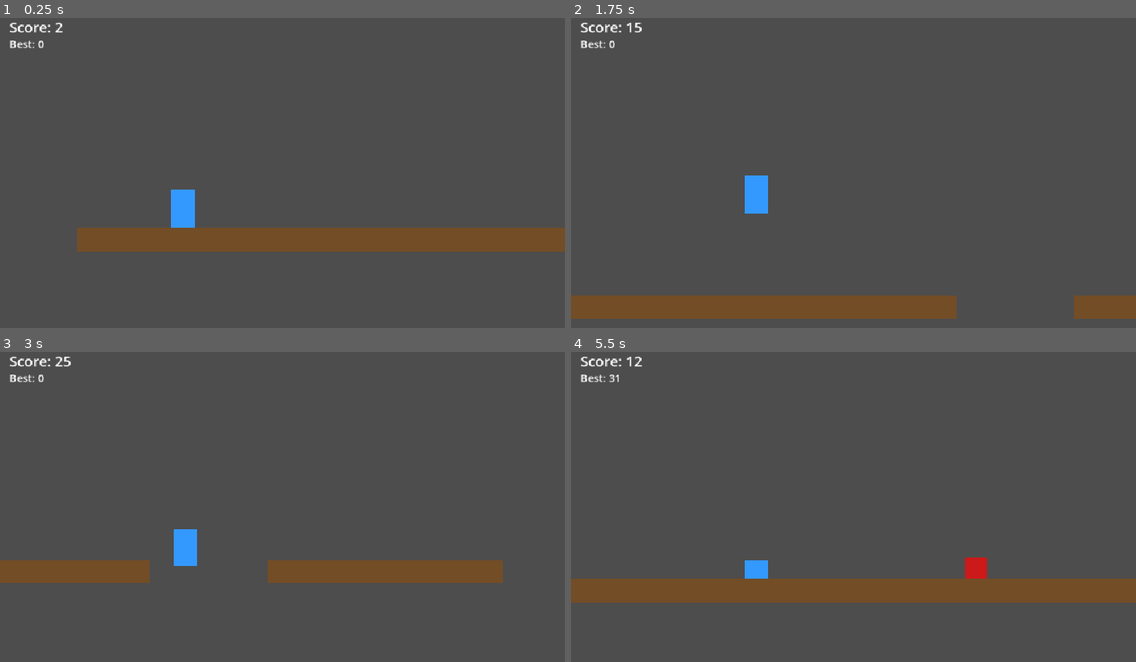
Above: before the commit, frames 1-4 (two rows, left to right).
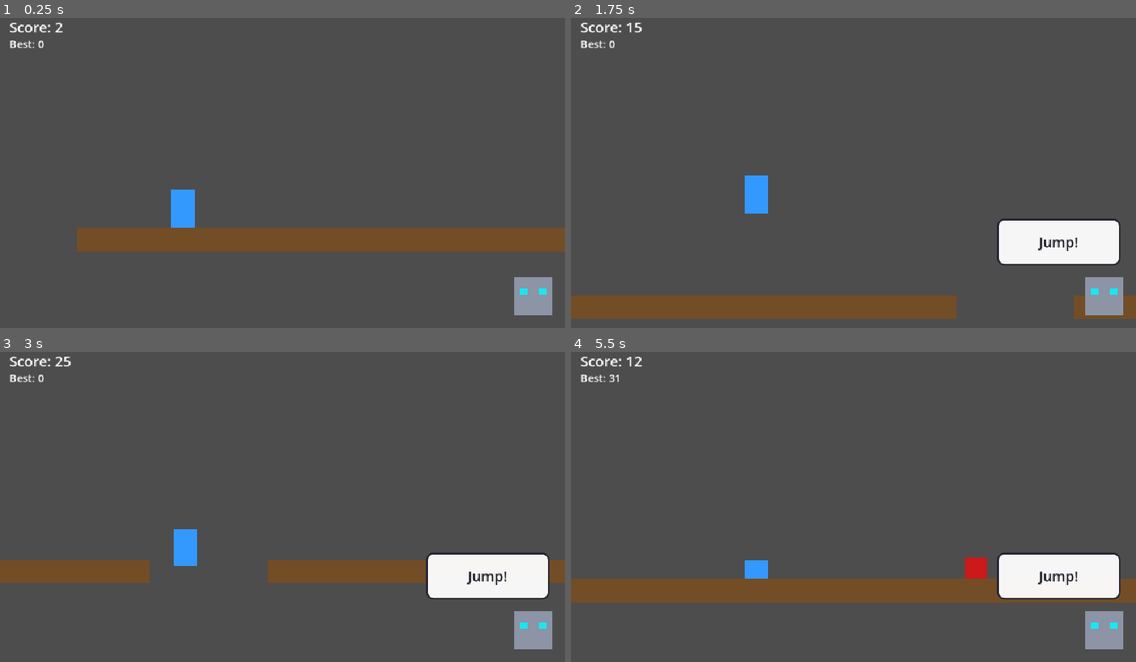
Above: after the commit, the same moments.

Repository: anamarta49/with-a-little-help-from-my-bot-friend
Game: Godot game, scene res://scenes/Main.tscn
Same seed, same stepped clock (60 frames per second), same inputs: the game is played once before the commit and once after it.
Inputs:
- Up to frame 1 (0.25 s): no input
- Up to frame 2 (1.75 s): hold Down (crouch) 0.53-1.28 s; tap Space (jump) at 0.77, 0.8, 1.07, 1.35, 1.52 s; tap Down (crouch) at 1.55 s
- Up to frame 3 (3 s): tap Space (jump) at 1.82, 2.3 s; hold Down (crouch) 2.03-2.78 s; tap Down (crouch) at 2.85 s
- Up to frame 4 (5.5 s): tap Space (jump) at 3.02, 3.32, 3.6, 3.77, 4.07, 4.52, 4.82, 5.3 s; tap R (restart) at 4.15 s; tap Down (crouch) at 4.35 s; hold Down (crouch) from 5.03 s (still down)

The runs differ from the first frame. In frame 1, 0.8% of the frame differs, in the area x 91-98%, y 83-96%; in frame 2, 4.1%; in frame 3, 4.3%, in the area x 75-100%, y 64-96%; in frame 4, 4.1%.

Commit message:
add narrator and more obstcles

Diff:
--- /dev/null
+++ b/scenes/Ceiling.tscn
@@ -0,0 +1,19 @@
+[gd_scene format=3 uid="uid://hceiling01"]
+
+[sub_resource type="RectangleShape2D" id="CeilingShape"]
+size = Vector2(40, 264)
+
+[node name="Ceiling" type="Area2D" groups=["deadly"]]
+collision_layer = 2
+collision_mask = 0
+
+[node name="ColorRect" type="ColorRect" parent="."]
+offset_left = -20.0
+offset_top = -300.0
+offset_right = 20.0
+offset_bottom = -36.0
+color = Color(0.45, 0.15, 0.5, 1)
+
+[node name="CollisionShape2D" type="CollisionShape2D" parent="."]
+position = Vector2(0, -168)
+shape = SubResource("CeilingShape")
--- /dev/null
+++ b/scenes/Lava.tscn
@@ -0,0 +1,19 @@
+[gd_scene format=3 uid="uid://ilava01"]
+
+[sub_resource type="RectangleShape2D" id="LavaShape"]
+size = Vector2(180, 16)
+
+[node name="Lava" type="Area2D" groups=["deadly"]]
+collision_layer = 2
+collision_mask = 0
+
+[node name="ColorRect" type="ColorRect" parent="."]
+offset_left = -90.0
+offset_top = -16.0
+offset_right = 90.0
+offset_bottom = 0.0
+color = Color(1.0, 0.35, 0.05, 1)
+
+[node name="CollisionShape2D" type="CollisionShape2D" parent="."]
+position = Vector2(0, -8)
+shape = SubResource("LavaShape")
--- a/scenes/Main.tscn
+++ b/scenes/Main.tscn
@@ -1,7 +1,8 @@
-[gd_scene load_steps=3 format=3 uid="uid://fmain01"]
+[gd_scene load_steps=4 format=3 uid="uid://fmain01"]
 
 [ext_resource type="Script" path="res://scripts/Main.gd" id="1"]
 [ext_resource type="PackedScene" uid="uid://b2xplayer01" path="res://scenes/Player.tscn" id="2"]
+[ext_resource type="PackedScene" uid="uid://gnarrator01" path="res://scenes/Narrator.tscn" id="3"]
 
 [node name="Main" type="Node2D"]
 script = ExtResource("1")
@@ -27,14 +28,14 @@
 theme_override_font_sizes/font_size = 18
 text = "Best: 0"
 
-[node name="BotAnchor" type="Control" parent="UI"]
+[node name="Narrator" parent="UI" instance=ExtResource("3")]
 anchors_preset = 3
 anchor_left = 1.0
 anchor_top = 1.0
 anchor_right = 1.0
 anchor_bottom = 1.0
-offset_left = -160.0
-offset_top = -160.0
+offset_left = -236.0
+offset_top = -186.0
 offset_right = -16.0
 offset_bottom = -16.0
 
--- /dev/null
+++ b/scenes/Narrator.tscn
@@ -0,0 +1,71 @@
+[gd_scene format=3 uid="uid://gnarrator01"]
+
+[ext_resource type="Script" path="res://scripts/Narrator.gd" id="1"]
+
+[sub_resource type="StyleBoxFlat" id="BubbleStyle"]
+bg_color = Color(1, 1, 1, 0.95)
+border_width_left = 3
+border_width_top = 3
+border_width_right = 3
+border_width_bottom = 3
+border_color = Color(0.15, 0.15, 0.2, 1)
+corner_radius_top_left = 12
+corner_radius_top_right = 12
+corner_radius_bottom_right = 12
+corner_radius_bottom_left = 12
+
+[node name="Narrator" type="Control"]
+offset_right = 220.0
+offset_bottom = 170.0
+mouse_filter = 2
+script = ExtResource("1")
+
+[node name="BotBody" type="ColorRect" parent="."]
+offset_left = 150.0
+offset_top = 100.0
+offset_right = 214.0
+offset_bottom = 164.0
+color = Color(0.55, 0.58, 0.65, 1)
+
+[node name="BotEyeLeft" type="ColorRect" parent="BotBody"]
+offset_left = 10.0
+offset_top = 18.0
+offset_right = 22.0
+offset_bottom = 30.0
+color = Color(0.1, 0.9, 0.95, 1)
+
+[node name="BotEyeRight" type="ColorRect" parent="BotBody"]
+offset_left = 42.0
+offset_top = 18.0
+offset_right = 54.0
+offset_bottom = 30.0
+color = Color(0.1, 0.9, 0.95, 1)
+
+[node name="SpeechBubble" type="Panel" parent="."]
+offset_left = 0.0
+offset_top = 0.0
+offset_right = 210.0
+offset_bottom = 80.0
+theme_override_styles/panel = SubResource("BubbleStyle")
+
+[node name="MarginContainer" type="MarginContainer" parent="SpeechBubble"]
+layout_mode = 1
+anchors_preset = 15
+anchor_right = 1.0
+anchor_bottom = 1.0
+theme_override_constants/margin_left = 10
+theme_override_constants/margin_top = 8
+theme_override_constants/margin_right = 10
+theme_override_constants/margin_bottom = 8
+
+[node name="Label" type="Label" parent="SpeechBubble/MarginContainer"]
+layout_mode = 2
+theme_override_colors/font_color = Color(0.1, 0.1, 0.15, 1)
+theme_override_font_sizes/font_size = 24
+horizontal_alignment = 1
+vertical_alignment = 1
+autowrap_mode = 2
+text = "Jump!"
+
+[node name="HideTimer" type="Timer" parent="."]
+one_shot = true
--- a/scripts/Main.gd
+++ b/scripts/Main.gd
@@ -8,25 +8,46 @@
 @export var obstacle_chance: float = 0.4
 @export var safe_runway: float = 600.0
 
+## How far ahead of the player (in px) the narrator calls out an upcoming obstacle.
+@export var announce_lead_distance: float = 450.0
+## Score below which the narrator is always correct (no mistakes yet).
+@export var error_start_score: float = 150.0
+## Score at which the narrator's instructions become wrong as often as right (50/50).
+@export var error_ramp_score: float = 600.0
+
 const GroundScene := preload("res://scenes/Ground.tscn")
 const SpikeScene := preload("res://scenes/Spike.tscn")
 const BarScene := preload("res://scenes/Bar.tscn")
+const CeilingScene := preload("res://scenes/Ceiling.tscn")
+const LavaScene := preload("res://scenes/Lava.tscn")
+
+## Obstacle pool: each entry is spawned with equal chance, paired with the
+## action the narrator should call out for it.
+var obstacle_defs: Array = []
 
 @onready var player: CharacterBody2D = $Player
 @onready var score_label: Label = $UI/ScoreLabel
 @onready var high_score_label: Label = $UI/HighScoreLabel
 @onready var game_over_panel: Control = $UI/GameOverPanel
 @onready var final_score_label: Label = $UI/GameOverPanel/VBoxContainer/FinalScoreLabel
+@onready var narrator: Control = $UI/Narrator
 
 var next_spawn_x: float = 0.0
 var last_was_hole: bool = false
 var tiles_since_obstacle: int = 0
 var segments: Array = []
+var pending_events: Array = [] # [{x: float, action: "jump"/"crouch"}]
 var rng := RandomNumberGenerator.new()
 var score_timer: float = 0.0
 
 func _ready() -> void:
 	rng.randomize()
+	obstacle_defs = [
+		{"scene": SpikeScene, "action": "jump"},
+		{"scene": BarScene, "action": "crouch"},
+		{"scene": CeilingScene, "action": "crouch"},
+		{"scene": LavaScene, "action": "jump"},
+	]
 	Game.score_changed.connect(_on_score_changed)
 	Game.game_over.connect(_on_game_over)
 	player.died.connect(_on_player_died)
@@ -40,6 +61,8 @@
 	next_spawn_x = 0.0
 	last_was_hole = false
 	tiles_since_obstacle = 5
+	pending_events.clear()
+	narrator.hide_bubble()
 	player.reset()
 	Game.start_run()
 	game_over_panel.visible = false
@@ -54,6 +77,7 @@
 	while next_spawn_x < player.global_position.x + spawn_ahead:
 		_spawn_tile()
 	_despawn_old()
+	_check_announcements()
 
 	score_timer += delta
 	if score_timer >= 0.1:
@@ -65,8 +89,12 @@
 	if next_spawn_x > safe_runway and tiles_since_obstacle > 2 and not last_was_hole:
 		make_hole = rng.randf() < hole_chance
 
+	var event_x := next_spawn_x + tile_width / 2.0
+
 	if make_hole:
 		last_was_hole = true
+		tiles_since_obstacle = 0
+		pending_events.append({"x": event_x, "action": "jump"})
 	else:
 		last_was_hole = false
 		var ground = GroundScene.instantiate()
@@ -76,14 +104,35 @@
 
 		if next_spawn_x > safe_runway and tiles_since_obstacle > 3 and rng.randf() < obstacle_chance:
 			tiles_since_obstacle = 0
-			var obstacle: Node2D = SpikeScene.instantiate() if rng.randf() < 0.5 else BarScene.instantiate()
-			obstacle.position = Vector2(next_spawn_x + tile_width / 2.0, 0)
+			var def: Dictionary = obstacle_defs[rng.randi_range(0, obstacle_defs.size() - 1)]
+			var obstacle: Node2D = def["scene"].instantiate()
+			obstacle.position = Vector2(event_x, 0)
 			add_child(obstacle)
 			segments.append(obstacle)
+			pending_events.append({"x": event_x, "action": def["action"]})
 		else:
 			tiles_since_obstacle += 1
 
 	next_spawn_x += tile_width
+
+func _check_announcements() -> void:
+	var trigger_x := player.global_position.x + announce_lead_distance
+	for event in pending_events.duplicate():
+		if event["x"] <= trigger_x:
+			_announce(event["action"])
+			pending_events.erase(event)
+
+func _announce(correct_action: String) -> void:
+	# No mistakes below error_start_score; past that, the chance of a
+	# misleading call ramps up with score, capping out at 50/50 by error_ramp_score.
+	var error_chance: float = clamp(
+		(float(Game.score) - error_start_score) / (error_ramp_score - error_start_score),
+		0.0, 0.5
+	)
+	var action := correct_action
+	if rng.randf() < error_chance:
+		action = "crouch" if correct_action == "jump" else "jump"
+	narrator.say(action)
 
 func _despawn_old() -> void:
 	var threshold := player.global_position.x - despawn_behind
--- /dev/null
+++ b/scripts/Narrator.gd
@@ -0,0 +1,28 @@
+extends Control
+## Narrator bot: shows a speech bubble with a short instruction, then auto-hides.
+
+@onready var bubble: Panel = $SpeechBubble
+@onready var label: Label = $SpeechBubble/MarginContainer/Label
+@onready var hide_timer: Timer = $HideTimer
+
+const ACTION_TEXT := {
+	"jump": "Jump!",
+	"crouch": "Crouch!",
+}
+
+func _ready() -> void:
+	bubble.visible = false
+	hide_timer.one_shot = true
+	hide_timer.timeout.connect(_on_hide_timer_timeout)
+
+func say(action: String, duration: float = 1.4) -> void:
+	label.text = ACTION_TEXT.get(action, action.capitalize())
+	bubble.visible = true
+	hide_timer.start(duration)
+
+func hide_bubble() -> void:
+	bubble.visible = false
+	hide_timer.stop()
+
+func _on_hide_timer_timeout() -> void:
+	bubble.visible = false
Not shown, added: export_presets.cfg
Not shown, added: scripts/Narrator.gd.uid
